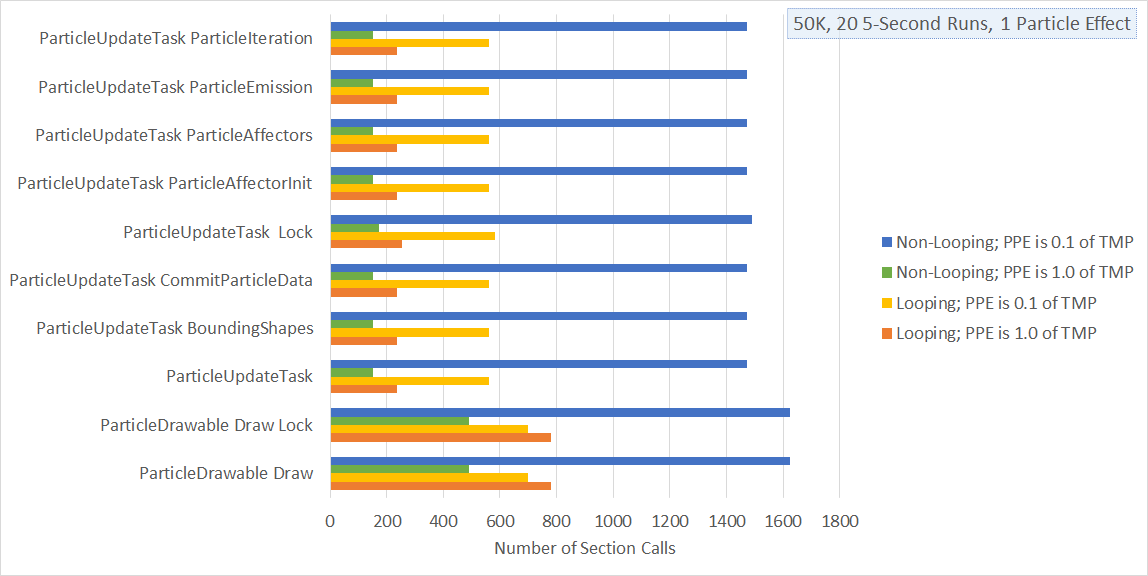
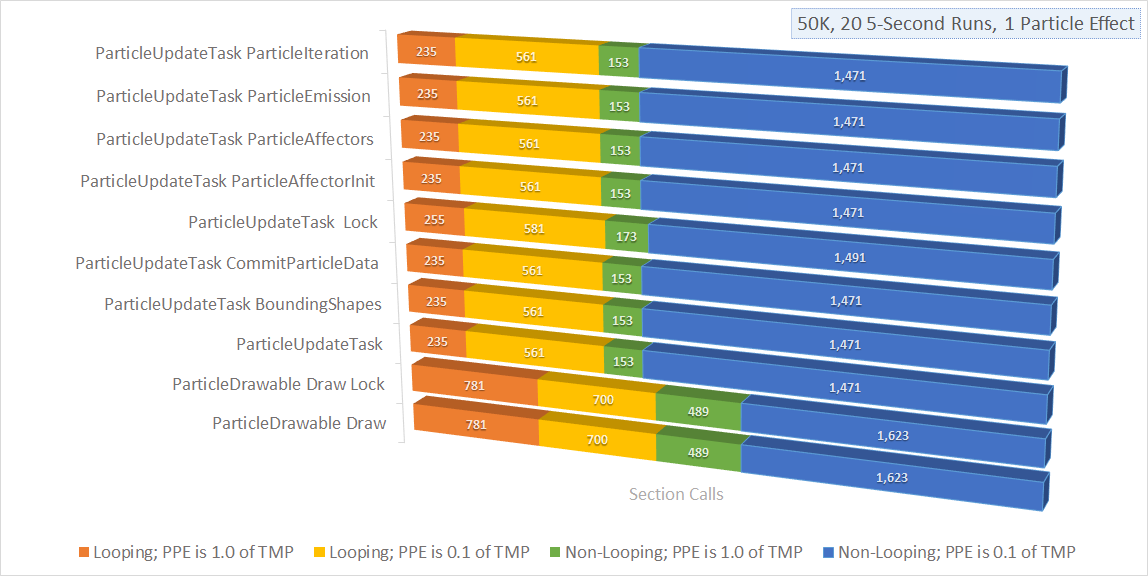
The second 1148 × 576 image is a revision of the first. Changes to its layers:
added layer "Layer 4" above "Layer 3" over [left=10, top=8, right=1141, bottom=561]
